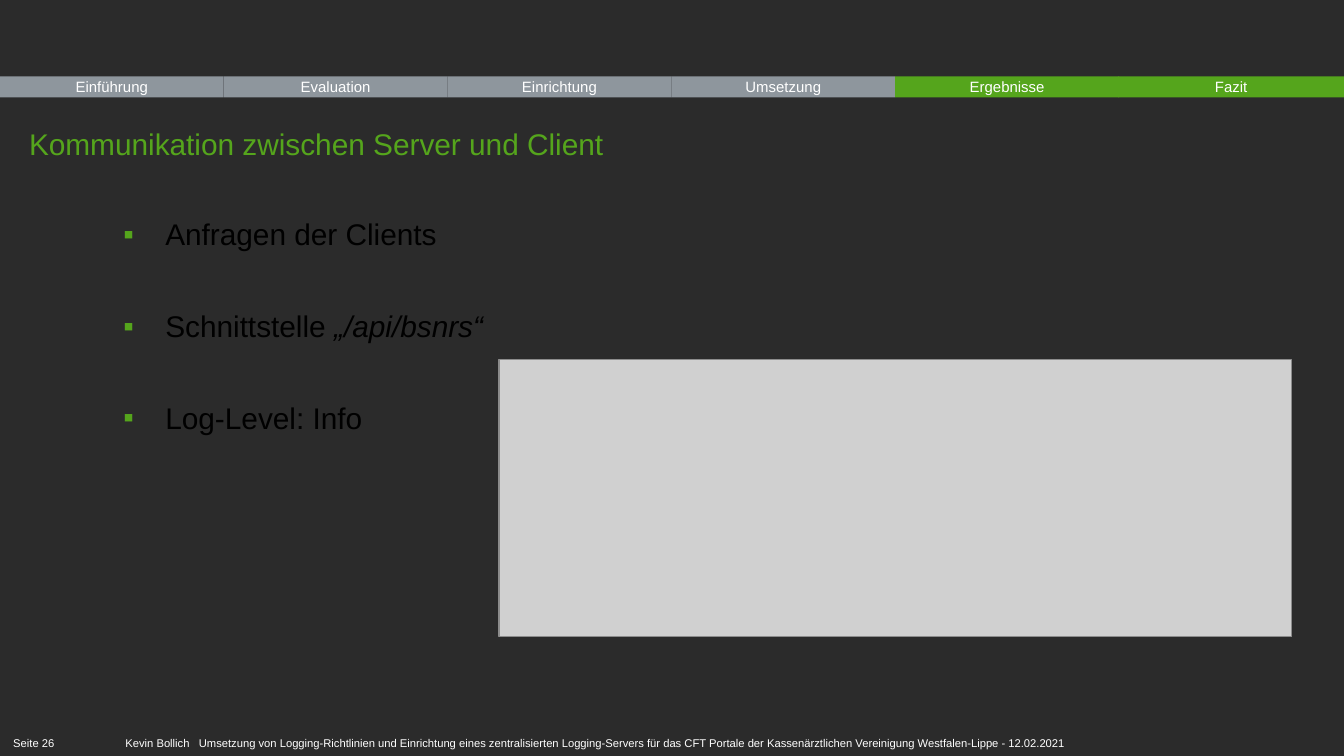
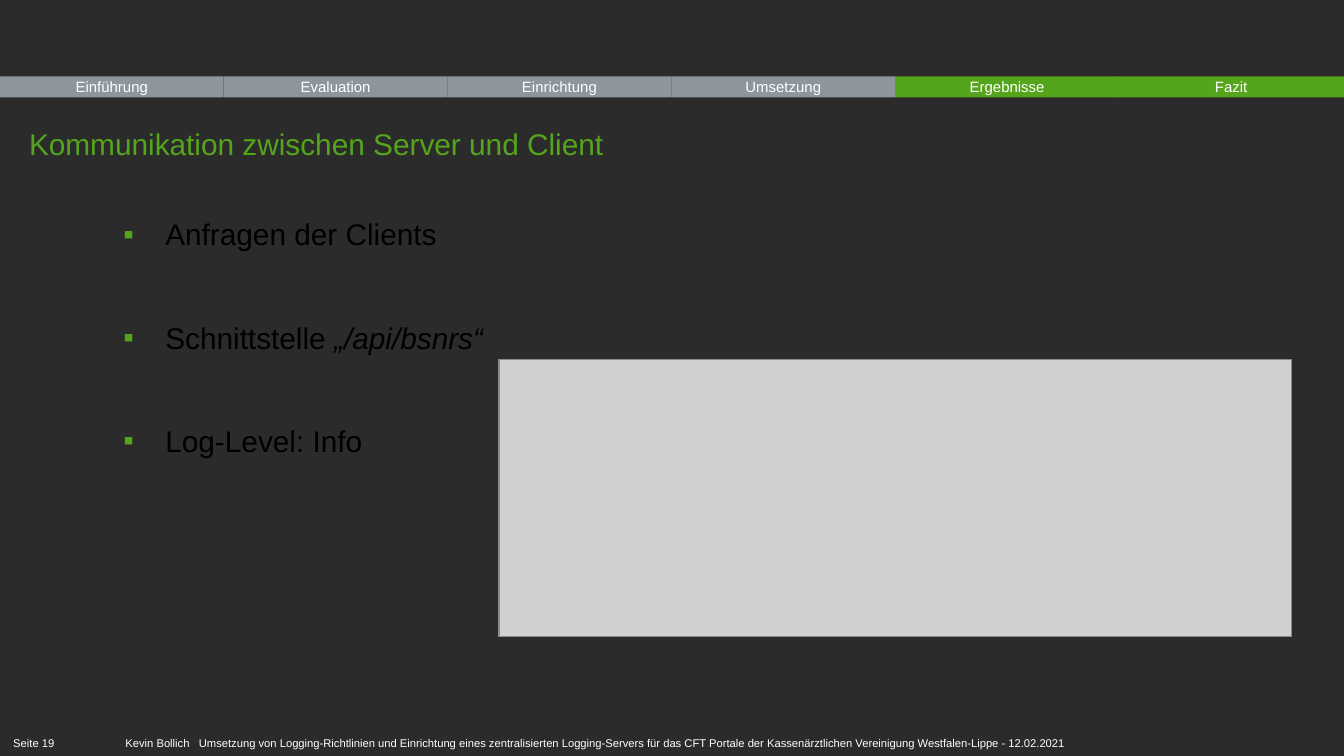
Before and after one commit to kevin-bollich97/Bachelorarbeit, a slide deck: slide 19 of praesentation/Bachelorarbeit-Bollich.pptx (slide 26 before the commit). Drawn at 1344x756 pixels with LibreOffice and Linux fonts; fonts in the diff are those of the drawing; grey boxes stand for pictures; background and template pictures are left out; a plain dark background stands for a picture behind light text. Boxes give left, top, right and bottom in pixels: in the first picture for what was removed or moved away, otherwise in the second. Text is boxed around its words. In the diff, an @@ line names an element or a change of style, - is before the commit and + after.

```diff
--- a/praesentation/Bachelorarbeit-Bollich.pptx
+++ b/praesentation/Bachelorarbeit-Bollich.pptx
@@ text "Anfragen der Clients" at (x1=165, y1=224, x2=483, y2=457): more space between paragraphs @@
@@ page number at (x1=13, y1=739, x2=54, y2=747): text changed @@
-Seite 26
+Seite 19
```
Also in this commit, not shown: 11 other slides changed, 8 slides removed.
